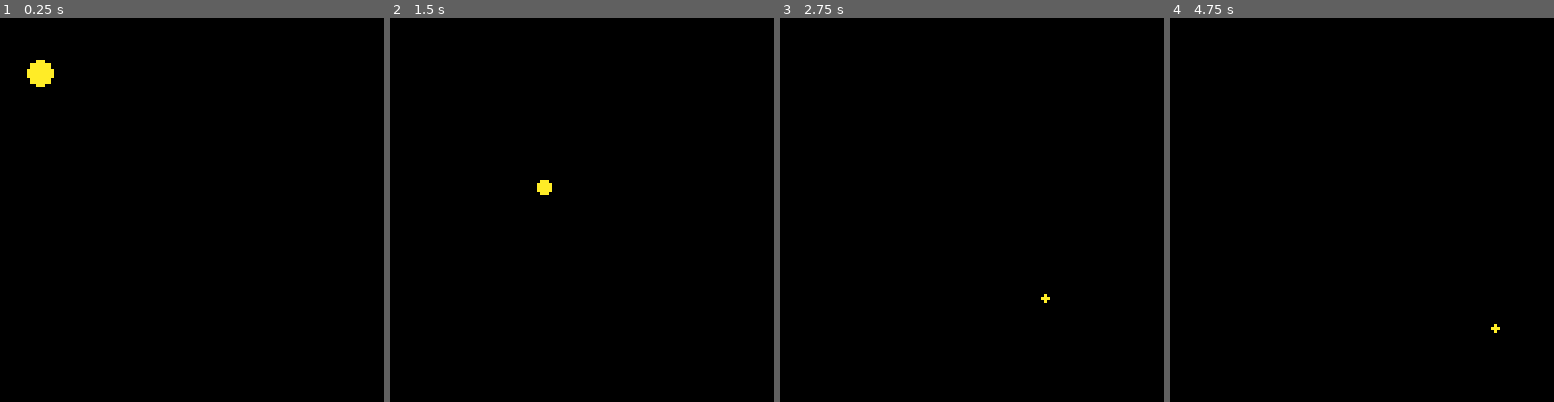
Above: before the commit, frames 1-4 (left to right).
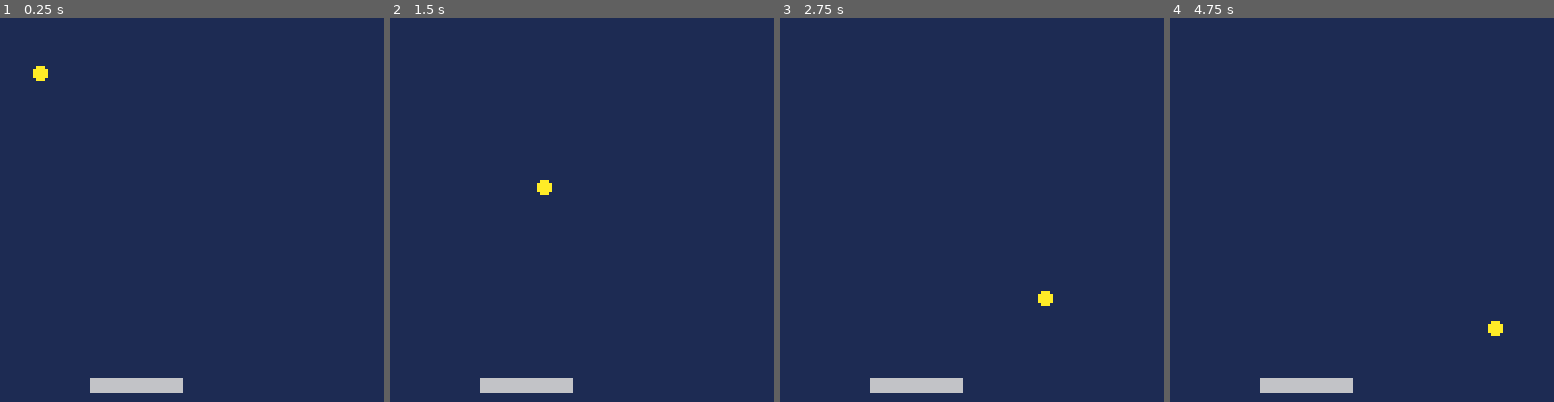
Above: after the commit, the same moments.

Repository: michaelachrisco/Pico-8-Fun
Game: PICO-8 cartridge mybreakout.p8
The game is run twice, just before and just after one commit, with the same random seed, the same clock (stepped at 60 frames per second) and the same inputs.
Inputs:
- Up to frame 1 (0.25 s): no input
- Up to frame 2 (1.5 s): no input
- Up to frame 3 (2.75 s): no input
- Up to frame 4 (4.75 s): no input

The runs differ from the first frame. In frame 1, 100% of the frame differs, in the area x 0-100%, y 0-100%; in frame 2, 100%; in frame 3, 100%; in frame 4, 100%.

Commit message:
Add paddle

Diff:
--- a/mybreakout.p8
+++ b/mybreakout.p8
@@ -10,8 +10,11 @@
 ball_dy=1
 ball_r=2
 ball_dr=1
---ball color yellow!
-col=10
+
+pad_x=30
+pad_y=120
+pad_w=30
+pad_h=4
 
 function _init()
  cls()
@@ -20,14 +23,11 @@
 function _update()
  ball_x=ball_x+ball_dx
  ball_y=ball_y+ball_dy
+ --ball_r=ball_r+ball_dr
 
- ball_r=ball_r+ball_dr
-
- --col=col+1
-
- if ball_r > 3 or ball_r < 2 then
-  ball_dr = -ball_dr
- end
+ --if ball_r > 3 or ball_r < 2 then
+ -- ball_dr = -ball_dr
+ --end
 
  if ball_x > 127 or ball_x < 0 then
   ball_dx = -ball_dx
@@ -43,7 +43,10 @@
 
 function _draw()
  cls()
- circfill(ball_x,ball_y,ball_r,col)
+ rectfill(0,0,127,127,1)
+ circfill(ball_x,ball_y,ball_r,10)
+ rectfill(pad_x,pad_y,pad_x+pad_w,pad_y+pad_h,6)
+
 end
 __gfx__
 00000000000000000000000000000000000000000000000000000000000000000000000000000000000000000000000000000000000000000000000000000000
